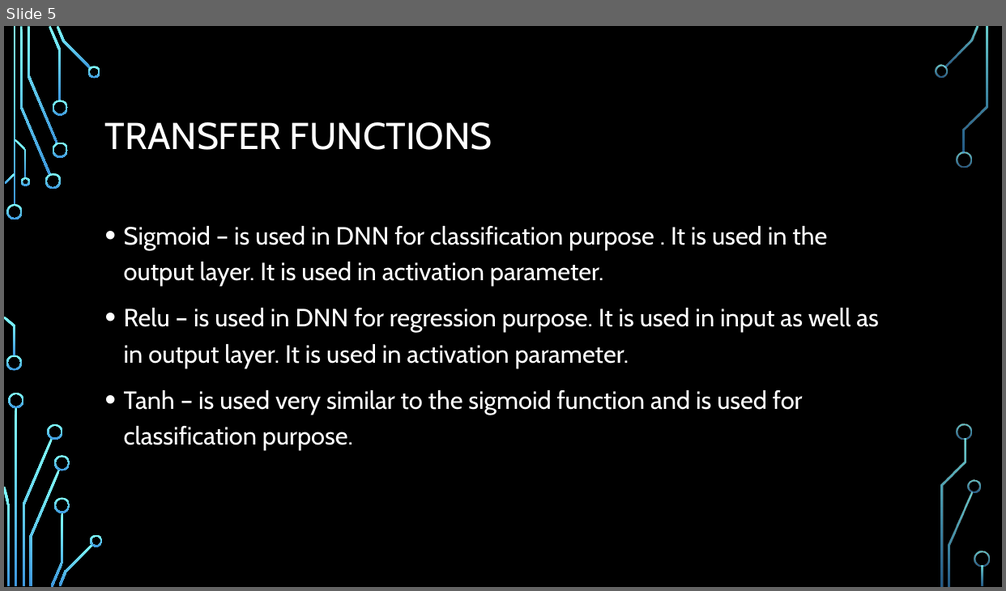
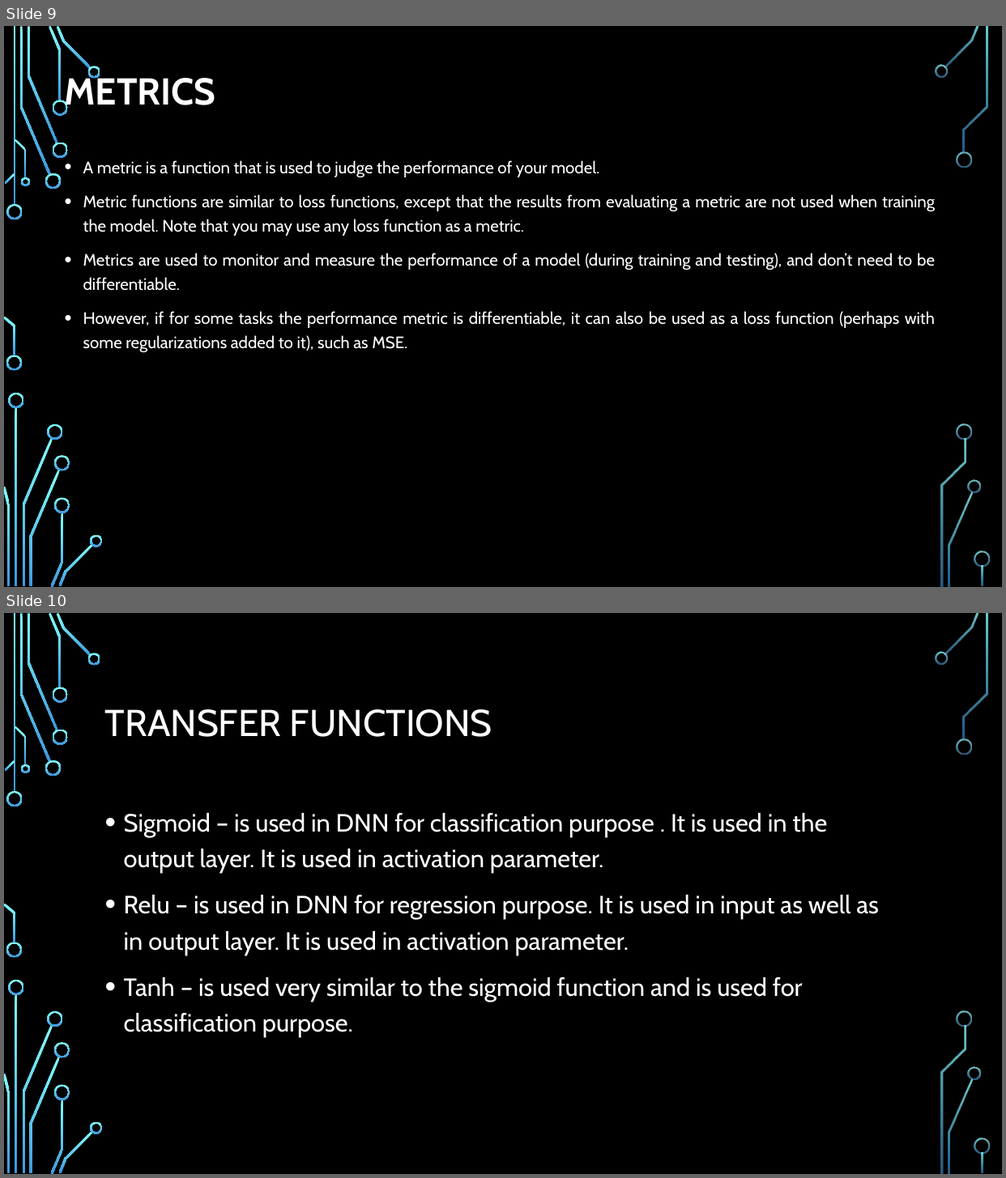
Before and after one commit to ENG19CS0023-AKSHAY/Deep-learning, a slide deck: ENG19CS0023(Akshay V R)(DL assignment 2).pptx. Shown one above the other, each under a label of ours: slide 5 before the commit, slides 9 and 10 after it. The pictures are 1006x591 and 1006x1178 pixels, drawn with LibreOffice and Linux fonts; fonts in the diff are those of the drawing; background and template pictures are left out. Boxes give left, top, right and bottom in pixels: in the first picture for what was removed or moved away, otherwise in the second. Text is boxed around its words. In the diff, an @@ line names an element or a change of style, - is before the commit and + after.

```diff
--- a/ENG19CS0023(Akshay V R)(DL assignment 2).pptx
+++ b/ENG19CS0023(Akshay V R)(DL assignment 2).pptx
@@ slide 9 added at (4,26,1002,587), background picture (left out); not listed: 36 template elements that a slide beside it also shows @@
@@ title added at (65,72,216,113), 36 pt, text #FFFFFF, bold @@
+METRICS
@@ text added at (83,160,935,352), 16 pt, text #FFFFFF @@
+• A metric is a function that is used to judge the performance of your model.
+• Metric functions are similar to loss functions, except that the results from evaluating a metric are not used when training the model. Note that you may use any loss function as a metric.
+• Metrics are used to monitor and measure the performance of a model (during training and testing), and don’t need to be differentiable.
+• However, if for some tasks the performance metric is differentiable, it can also be used as a loss function (perhaps with some regularizations added to it), such as MSE.
@@ what was slide 5 is now slide 10 @@
```
Also in this commit, not shown: 9 other slides added.
